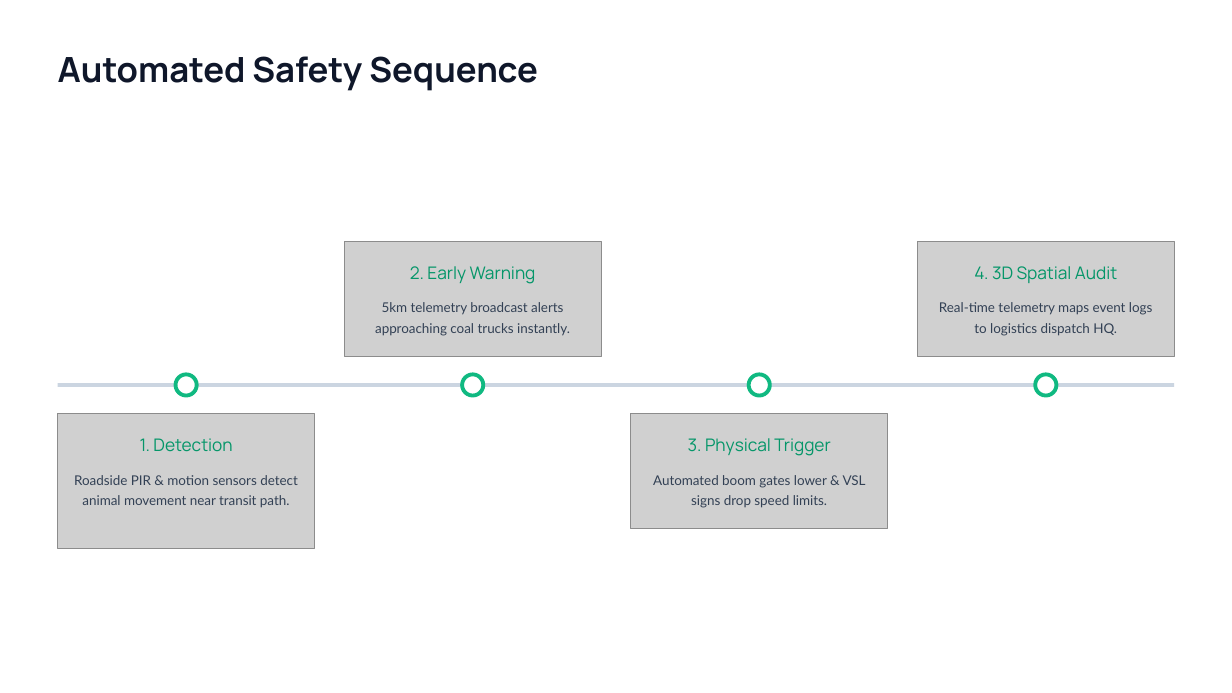
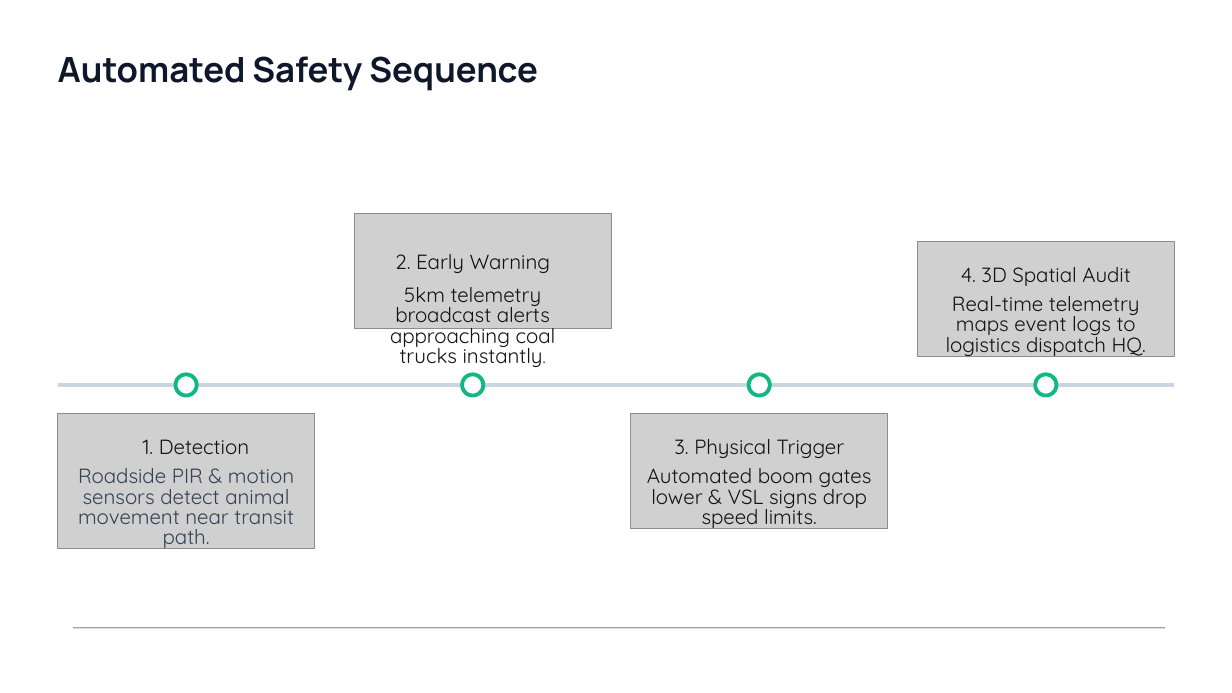
Before and after one commit to XCreators-Hack/mctseta-submission, a slide deck: slide 7 of Eco-Wild Guard Presentation.pptx (slide 8 before the commit). Drawn at 1232x693 pixels with LibreOffice and Linux fonts; fonts in the diff are those of the drawing; grey boxes stand for pictures; background and template pictures are left out. Boxes give left, top, right and bottom in pixels: in the first picture for what was removed or moved away, otherwise in the second. Text is boxed around its words. In the diff, an @@ line names an element or a change of style, - is before the commit and + after.

```diff
--- a/Eco-Wild Guard Presentation.pptx
+++ b/Eco-Wild Guard Presentation.pptx
@@ picture: place and size @@
-picture at [345,241,602,356]
+picture at [355,213,612,328]
@@ text "2. Early Warning": place and size @@
-text "2. Early Warning" at [410,266,536,284]
+text "2. Early Warning" at [395,254,551,273]
@@ text "5km telemetry broadcast alerts approaching ...": place and size @@
-text "5km telemetry broadcast alerts approaching ..." at [375,302,570,336]
+text "5km telemetry broadcast alerts approaching ..." at [390,287,556,367]
@@ size 13.5 to 16 pt, font Manrope to Quicksand, text colour #059669 to #131313 in 4 elements at [674,439,845,458], [961,267,1130,286], [395,254,551,273], [143,439,249,454] @@
@@ text "Roadside PIR & motion sensors ..." at [78,468,294,549]: size 10.5 to 16 pt, font Lato to Quicksand @@
@@ size 10.5 to 16 pt, font Lato to Quicksand, text colour #334155 to #131313 in 3 elements at [946,296,1146,357], [390,287,556,367], [647,468,872,529] @@
@@ line added from (1165, 628) to (73, 628), #444742 1 pt @@
```
Also in this commit, not shown: 7 other slides changed, 1 slide removed.
